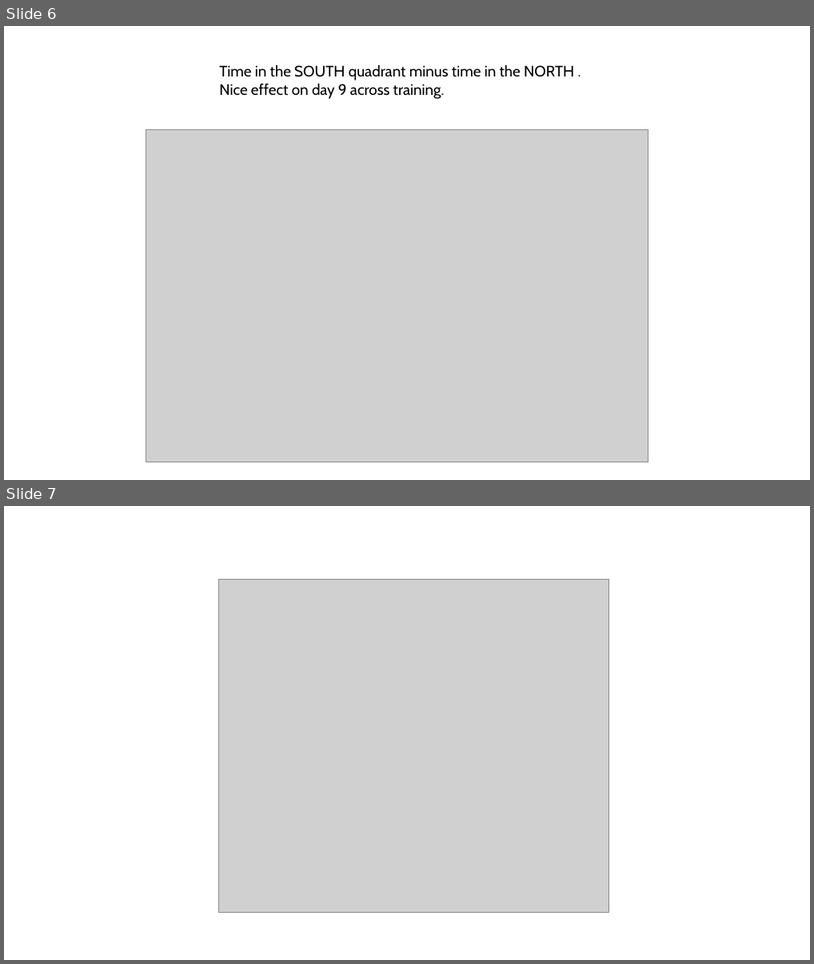
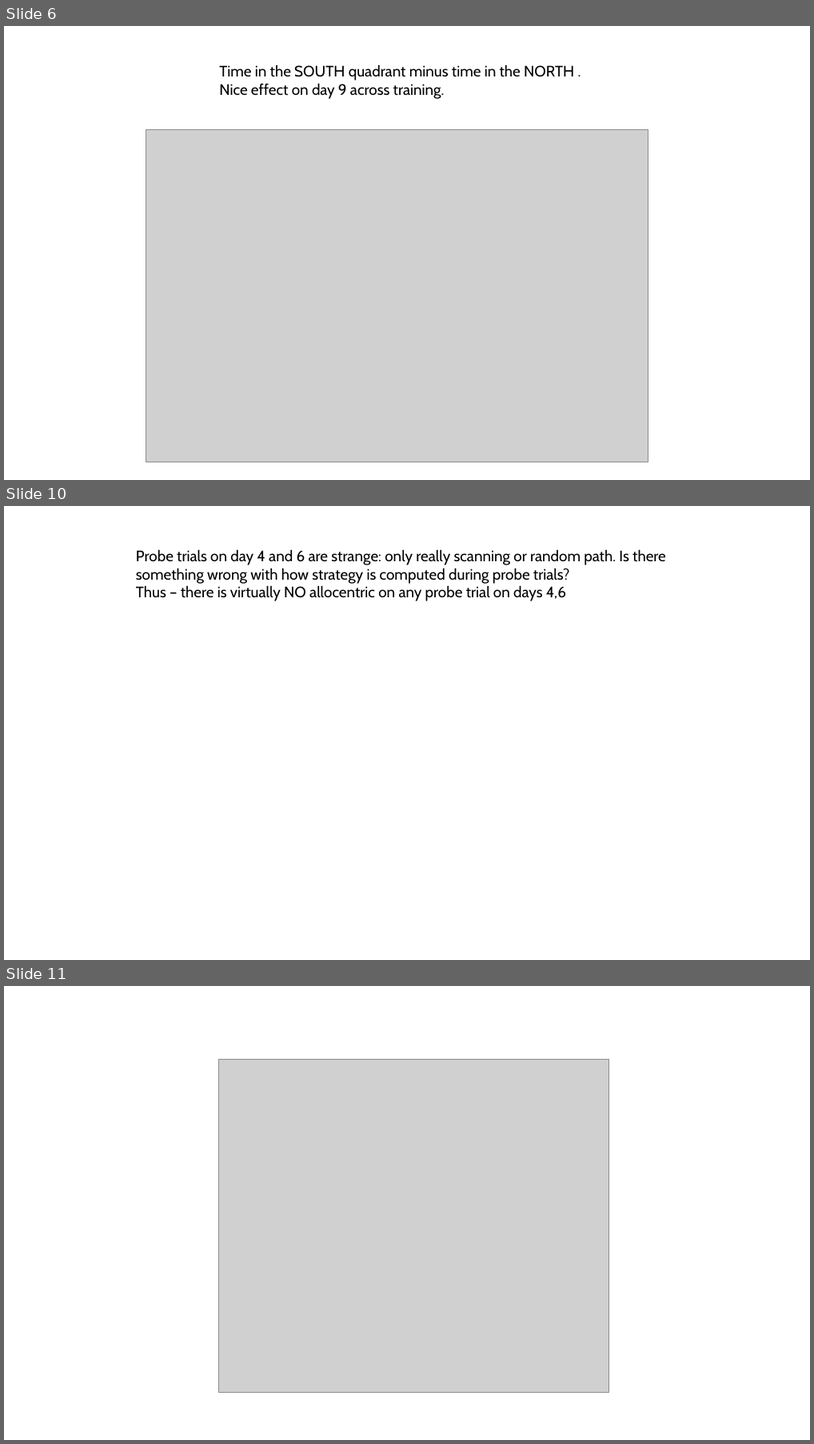
Before and after one commit to CowenLab/Ovariectomy_and_development, a slide deck: MWM/R_cowen/Q1_Does_OVX_affect_MWM_performance.pptx. Shown one above the other, each under a label of ours: slides 6 and 7 before the commit, slides 6, 10 and 11 after it; the slides between them are not shown. The pictures are 814x964 and 814x1444 pixels, drawn with LibreOffice and Linux fonts; fonts in the diff are those of the drawing; grey boxes stand for pictures. Boxes give left, top, right and bottom in pixels: in the first picture for what was removed or moved away, otherwise in the second. Text is boxed around its words. In the diff, an @@ line names an element or a change of style, - is before the commit and + after.

```diff
--- a/MWM/R_cowen/Q1_Does_OVX_affect_MWM_performance.pptx
+++ b/MWM/R_cowen/Q1_Does_OVX_affect_MWM_performance.pptx
@@ slide 10 added at [4,506,810,960], background #FFFFFF @@
@@ text added at [136,549,666,601], 18 pt, text #000000 @@
+Probe trials on day 4 and 6 are strange: only really scanning or random path. Is there something wrong with how strategy is computed during probe trials?
+Thus – there is virtually NO allocentric on any probe trial on days 4,6
@@ what was slide 7 is now slide 11 @@
```
Also in this commit, not shown: 3 other slides added, 1 other file.
